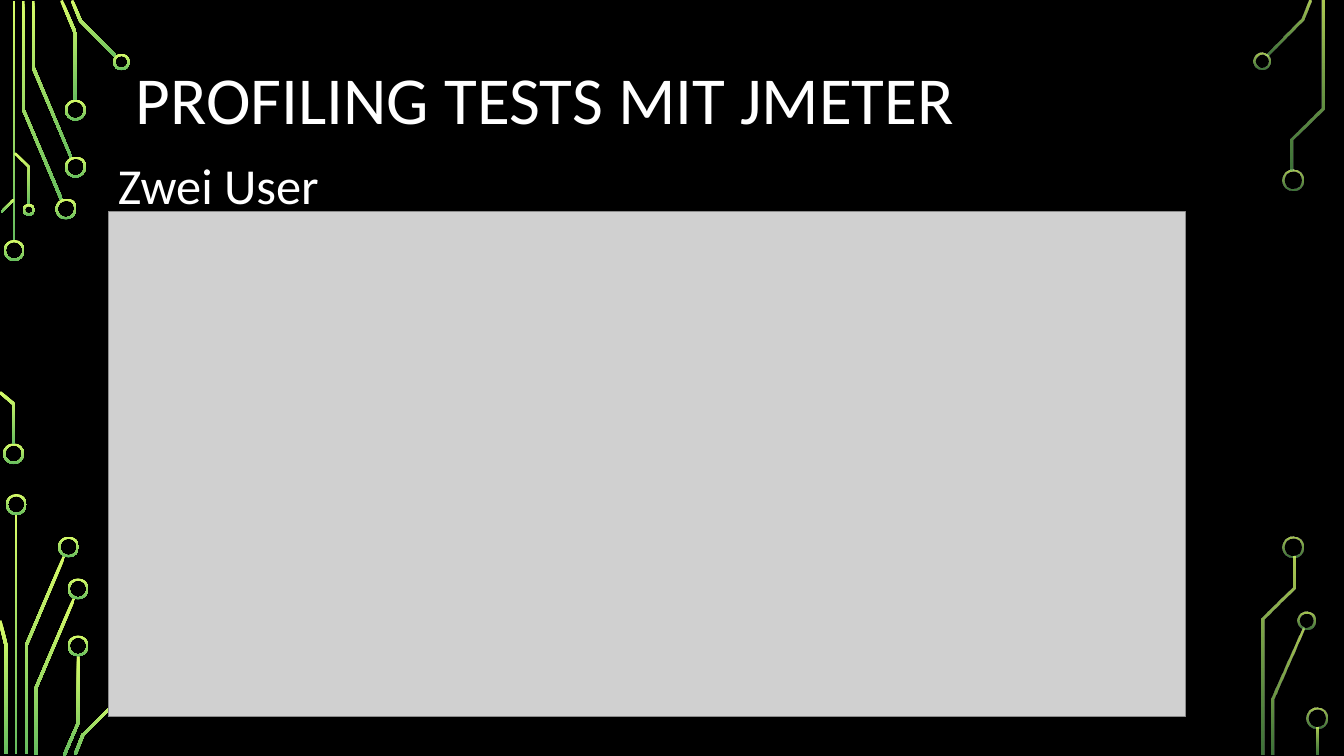
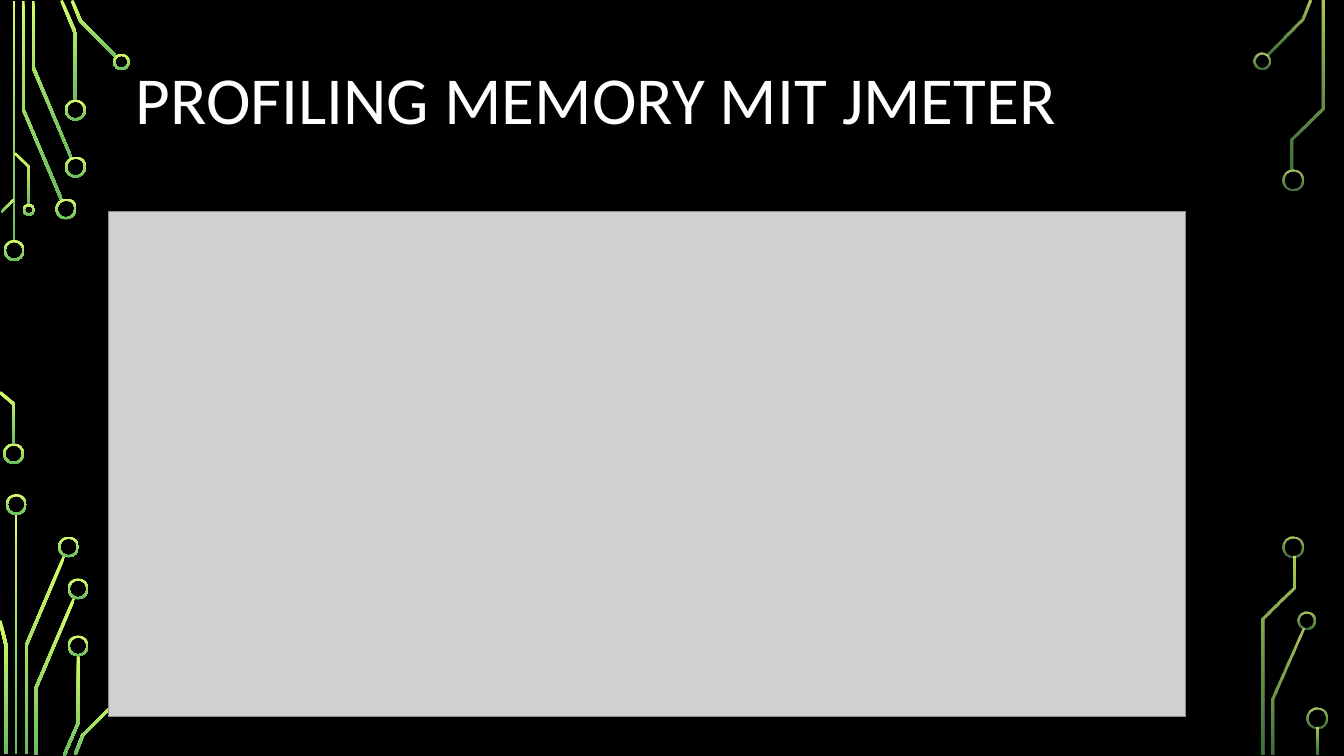
Before and after one commit to OSI-Califronia/linmabreakout, a slide deck: slide 10 of praesentation/Softwarearchitekturen.pptx (slide 12 before the commit). Drawn at 1344x756 pixels with LibreOffice and Linux fonts; fonts in the diff are those of the drawing; grey boxes stand for pictures; background and template pictures are left out. Boxes give left, top, right and bottom in pixels: in the first picture for what was removed or moved away, otherwise in the second. Text is boxed around its words. In the diff, an @@ line names an element or a change of style, - is before the commit and + after.

Commit message:
latest presentation

```diff
--- a/praesentation/Softwarearchitekturen.pptx
+++ b/praesentation/Softwarearchitekturen.pptx
@@ title at box(136, 80, 1055, 125): text changed @@
-PROFILING TESTS MIT JMETER
+PROFILING MEMORY MIT JMETER
@@ text removed at box(118, 169, 319, 215) @@
-Zwei User
```
Also in this commit, not shown: 5 other slides changed, 2 slides added, 2 slides removed.
